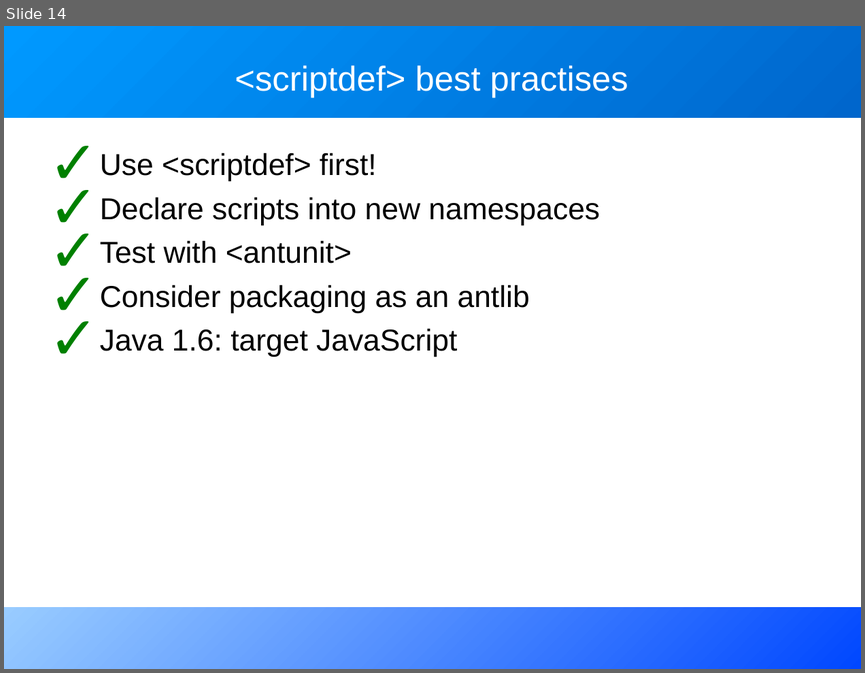
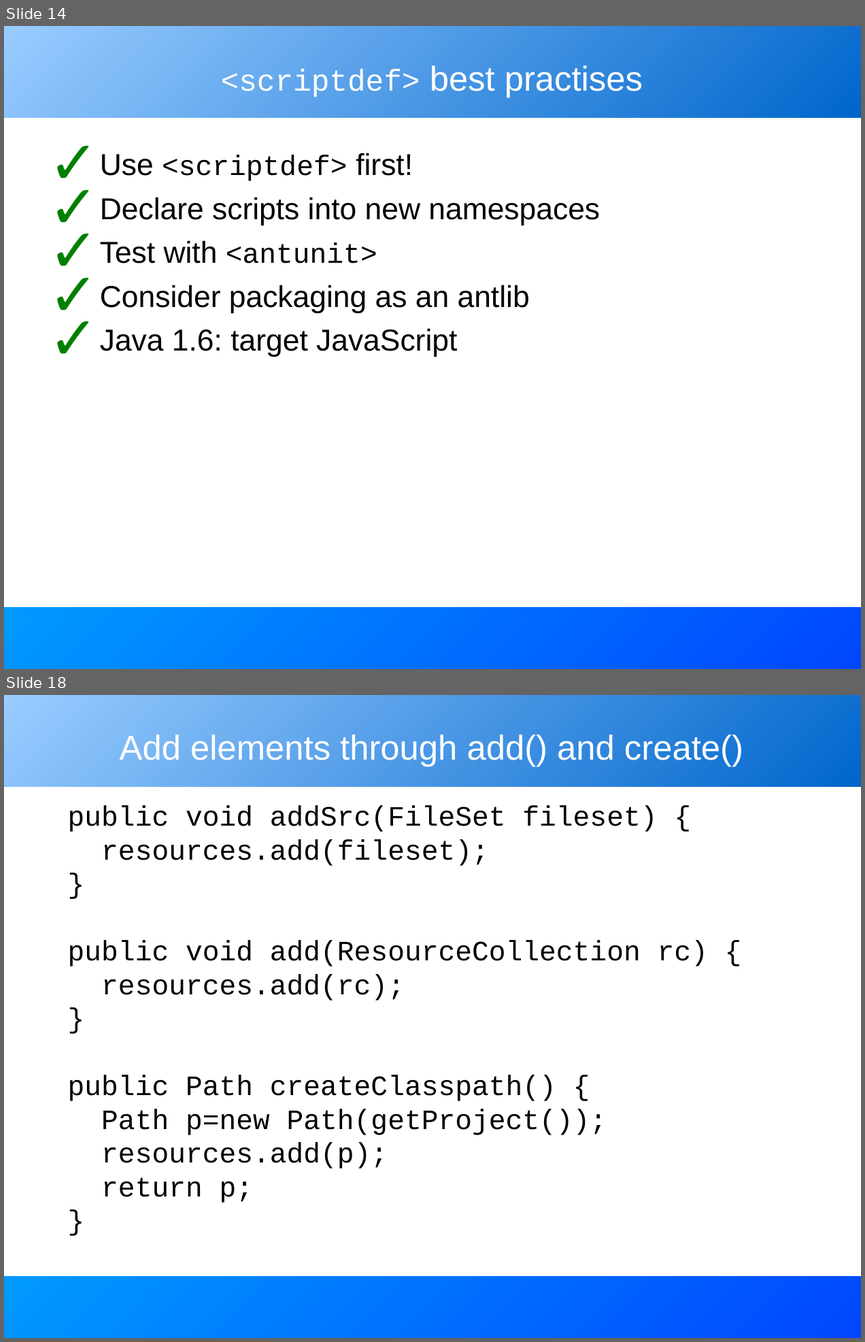
Before and after one commit to BeatrizTercero/repoSvnAnt, a slide deck: core/trunk/docs/slides/extending_ant.odp. Shown one above the other, each under a label of ours: slide 14 before the commit, slides 14 and 18 after it; the slides between them are not shown. The pictures are 865x673 and 865x1342 pixels, drawn with LibreOffice and Linux fonts; fonts in the diff are those of the drawing. Boxes give left, top, right and bottom in pixels: in the first picture for what was removed or moved away, otherwise in the second. Text is boxed around its words. In the diff, an @@ line names an element or a change of style, - is before the commit and + after.

```diff
--- a/core/trunk/docs/slides/extending_ant.odp
+++ b/core/trunk/docs/slides/extending_ant.odp
@@ slide 18 added at [4, 695, 861, 1338], background #FFFFFF; not listed: 2 template elements that a slide beside it also shows @@
@@ title added at [120, 734, 743, 767], 32 pt, text #FFFFFF @@
+Add elements through add() and create()
@@ text added at [68, 806, 708, 1202], 26 pt, text #000000 @@
+public void addSrc(FileSet fileset) {
+resources.add(fileset);
+}
+public void add(ResourceCollection rc) {
+resources.add(rc);
+}
+public Path createClasspath() {
+Path p=new Path(getProject());
+resources.add(p);
+return p;
+}
@@ slide 14 changed as well @@
@@ rectangle at [4, 26, 861, 118]: fill gradient #0066CC to #0099FF to gradient #0066CC to #99CCFF @@
@@ title "<scriptdef> best practises" at [221, 65, 643, 98]: size 32 to 28 pt, font Arial to Courier New in "<scriptdef>" @@
@@ text at [100, 152, 413, 263]: size 28 to 26 pt, font Arial to Courier New in "<scriptdef>", "<antunit>" @@
@@ rectangle at [4, 607, 861, 669]: fill gradient #0047FF to #99CCFF to gradient #0047FF to #0099FF @@
```
Also in this commit, not shown: 23 other slides changed, 5 other slides added, 1 slide removed.
